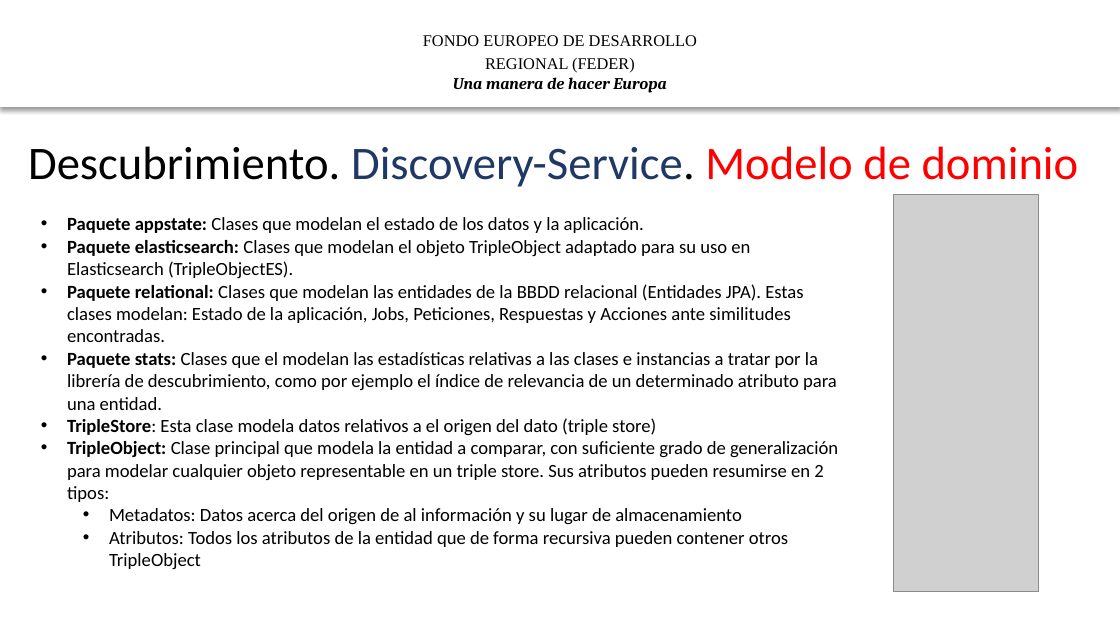
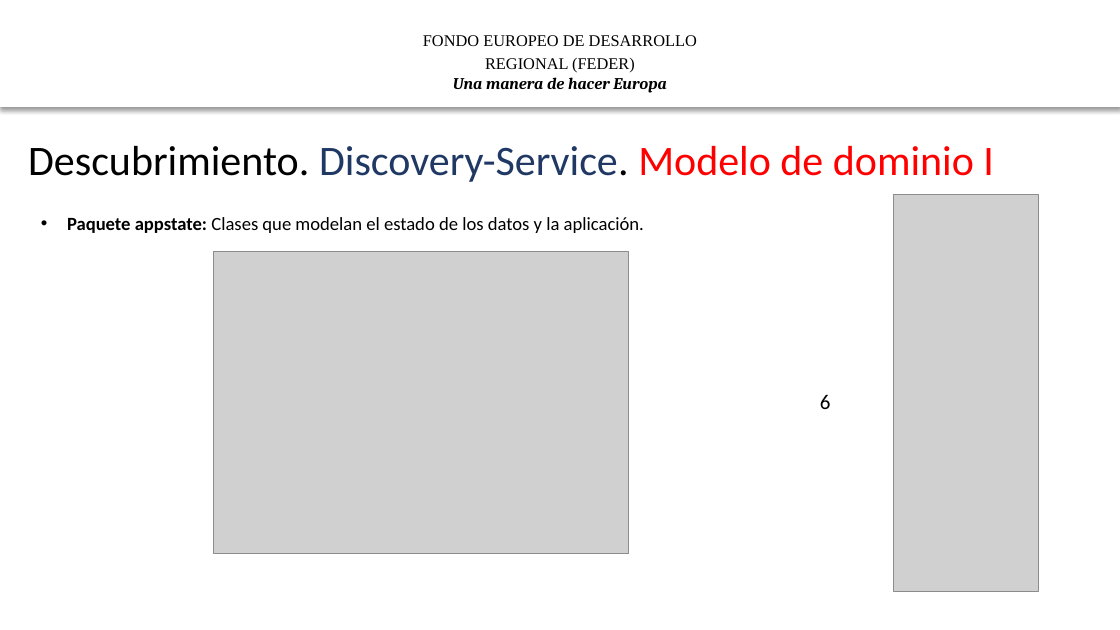
Before and after one commit to HerculesCRUE/ib-asio-docs-, a slide deck: slide 4 of 28-Material_de_formación/Formación Federación y Descubrimiento/III Arquitectura e integración.pptx (slide 3 before the commit). Drawn at 1120x630 pixels with LibreOffice and Linux fonts; fonts in the diff are those of the drawing; grey boxes stand for pictures; background and template pictures are left out. Boxes give left, top, right and bottom in pixels: in the first picture for what was removed or moved away, otherwise in the second. Text is boxed around its words. In the diff, an @@ line names an element or a change of style, - is before the commit and + after.

```diff
--- a/28-Material_de_formación/Formación Federación y Descubrimiento/III Arquitectura e integración.pptx
+++ b/28-Material_de_formación/Formación Federación y Descubrimiento/III Arquitectura e integración.pptx
@@ text at [28,146,994,182]: text changed; size 40 to 36 pt @@
-Descubrimiento. Discovery-Service. Modelo de dominio
+Descubrimiento. Discovery-Service. Modelo de dominio I
@@ text at [67,240,838,570]: paragraphs removed @@
-• Paquete elasticsearch: Clases que modelan el objeto TripleObject adaptado para su uso en Elasticsearch (TripleObjectES).
-• Paquete relational: Clases que modelan las entidades de la BBDD relacional (Entidades JPA). Estas clases modelan: Estado de la aplicación, Jobs, Peticiones, Respuestas y Acciones ante similitudes encontradas.
-• Paquete stats: Clases que el modelan las estadísticas relativas a las clases e instancias a tratar por la librería de descubrimiento, como por ejemplo el índice de relevancia de un determinado atributo para una entidad.
-• TripleStore: Esta clase modela datos relativos a el origen del dato (triple store)
-• TripleObject: Clase principal que modela la entidad a comparar, con suficiente grado de generalización para modelar cualquier objeto representable en un triple store. Sus atributos pueden resumirse en 2 tipos:
-  • Metadatos: Datos acerca del origen de al información y su lugar de almacenamiento
-  • Atributos: Todos los atributos de la entidad que de forma recursiva pueden contener otros TripleObject
@@ picture added at [213,251,628,554] @@
@@ text added at [820,394,831,409], 18 pt, text #000000 @@
+6
```
Also in this commit, not shown: 13 other slides changed, 12 slides added, 19 other files.
